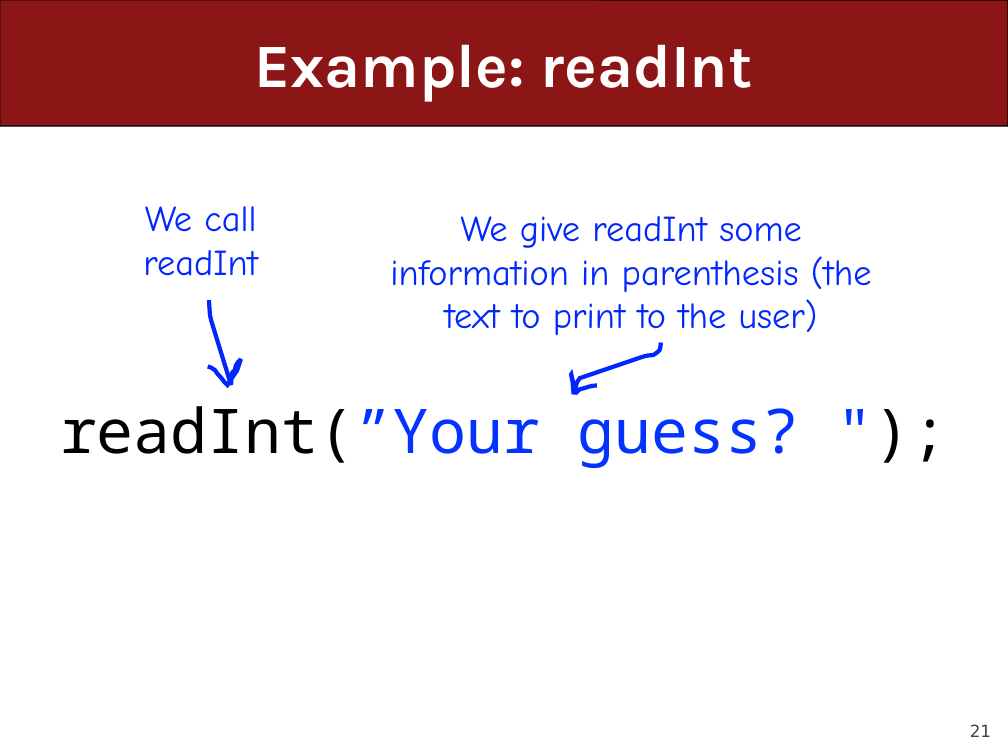
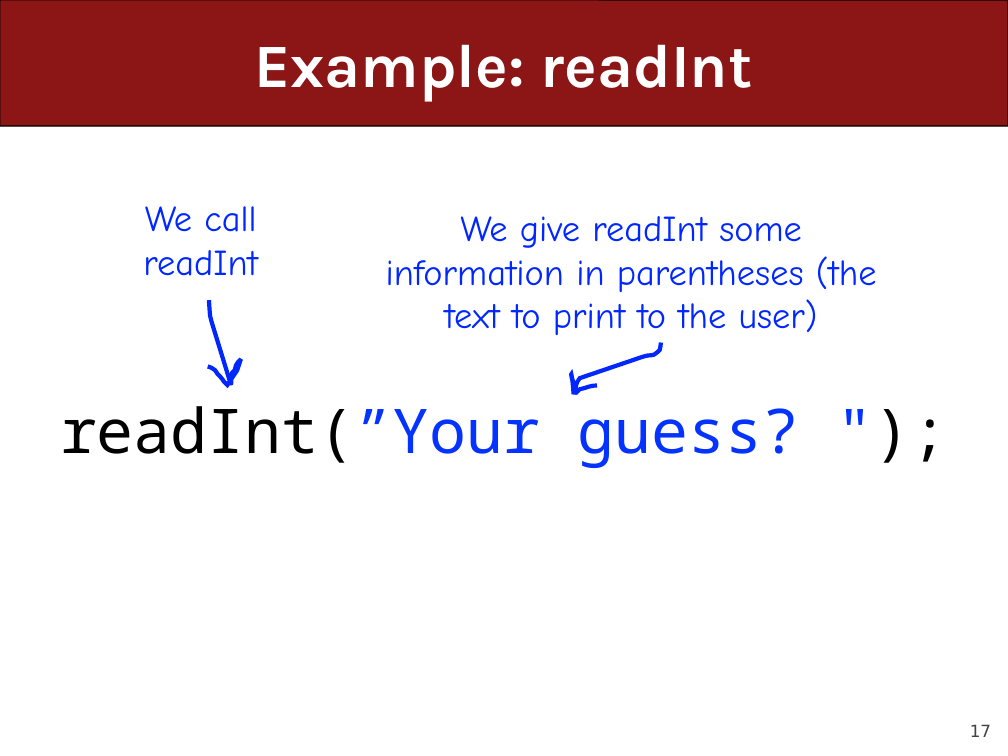
Before and after one commit to ckincaid17/cs106a-summer-2018, a slide deck: slide 17 of WWW/lectures/Lecture7/Lecture7.pptx (slide 21 before the commit). Drawn at 1008x756 pixels with LibreOffice and Linux fonts; fonts in the diff are those of the drawing. Boxes give left, top, right and bottom in pixels: in the first picture for what was removed or moved away, otherwise in the second. Text is boxed around its words. In the diff, an @@ line names an element or a change of style, - is before the commit and + after.

```diff
--- a/WWW/lectures/Lecture7/Lecture7.pptx
+++ b/WWW/lectures/Lecture7/Lecture7.pptx
@@ text at bbox=[386, 216, 877, 335]: text changed @@
-We give readInt some information in parenthesis (the text to print to the user)
+We give readInt some information in parentheses (the text to print to the user)
@@ page number at bbox=[970, 724, 991, 737]: text changed @@
-21
+17
```
Also in this commit, not shown: 24 other slides changed, 14 slides added, 8 slides removed, 3 other files.
